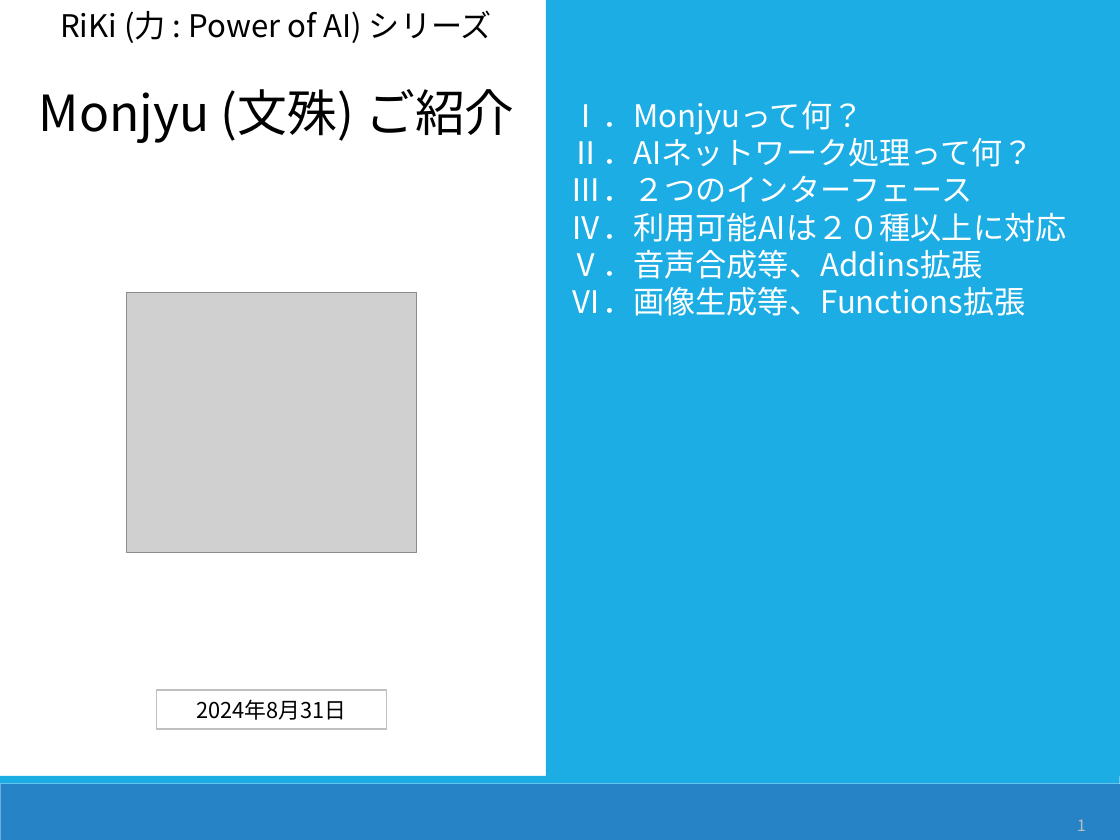
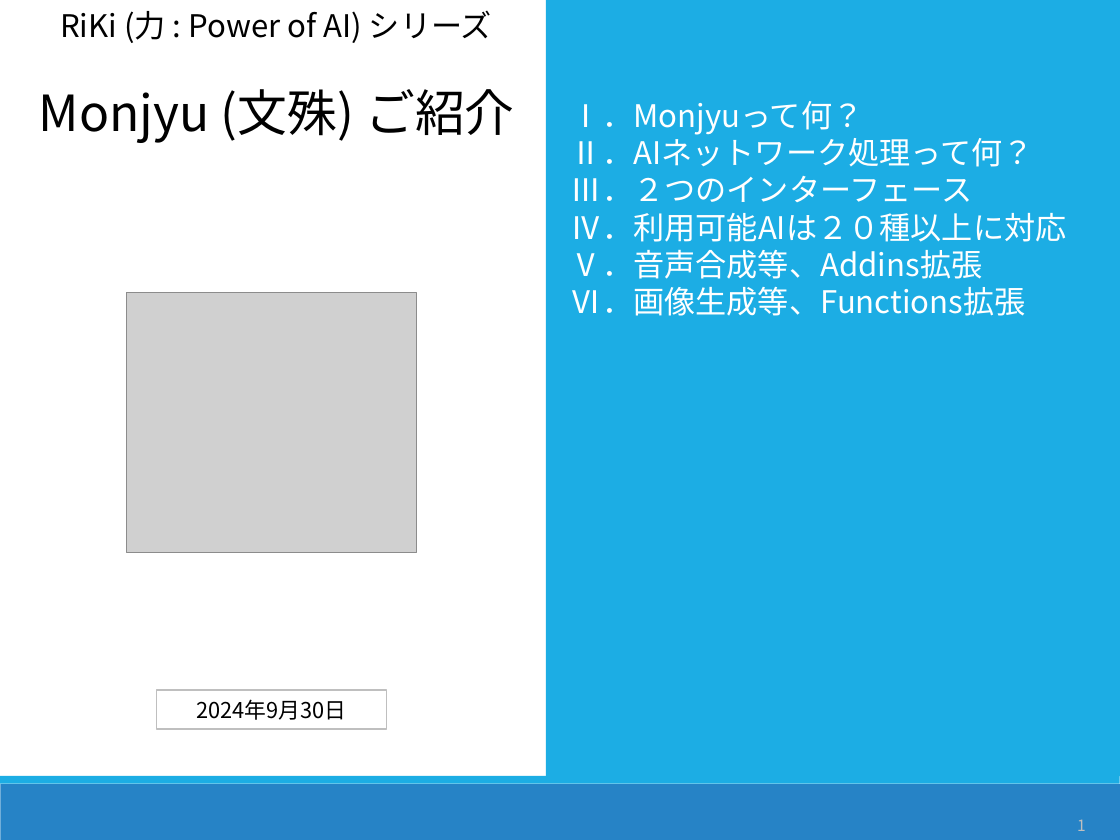
Before and after one commit to ClipnGPT/Monjyu2024, a slide deck: slide 1 of RiKi_Monjyu_資料-20240831.pptx. Drawn at 1120x840 pixels with LibreOffice and Linux fonts; fonts in the diff are those of the drawing; grey boxes stand for pictures. Boxes give left, top, right and bottom in pixels: in the first picture for what was removed or moved away, otherwise in the second. Text is boxed around its words. In the diff, an @@ line names an element or a change of style, - is before the commit and + after.

```diff
--- a/RiKi_Monjyu_資料-20240831.pptx
+++ b/RiKi_Monjyu_資料-20240831.pptx
@@ text in rectangle at [196,699,346,720]: text changed @@
-2024年8月31日
+2024年9月30日
```
Also in this commit, not shown: 24 other files.
